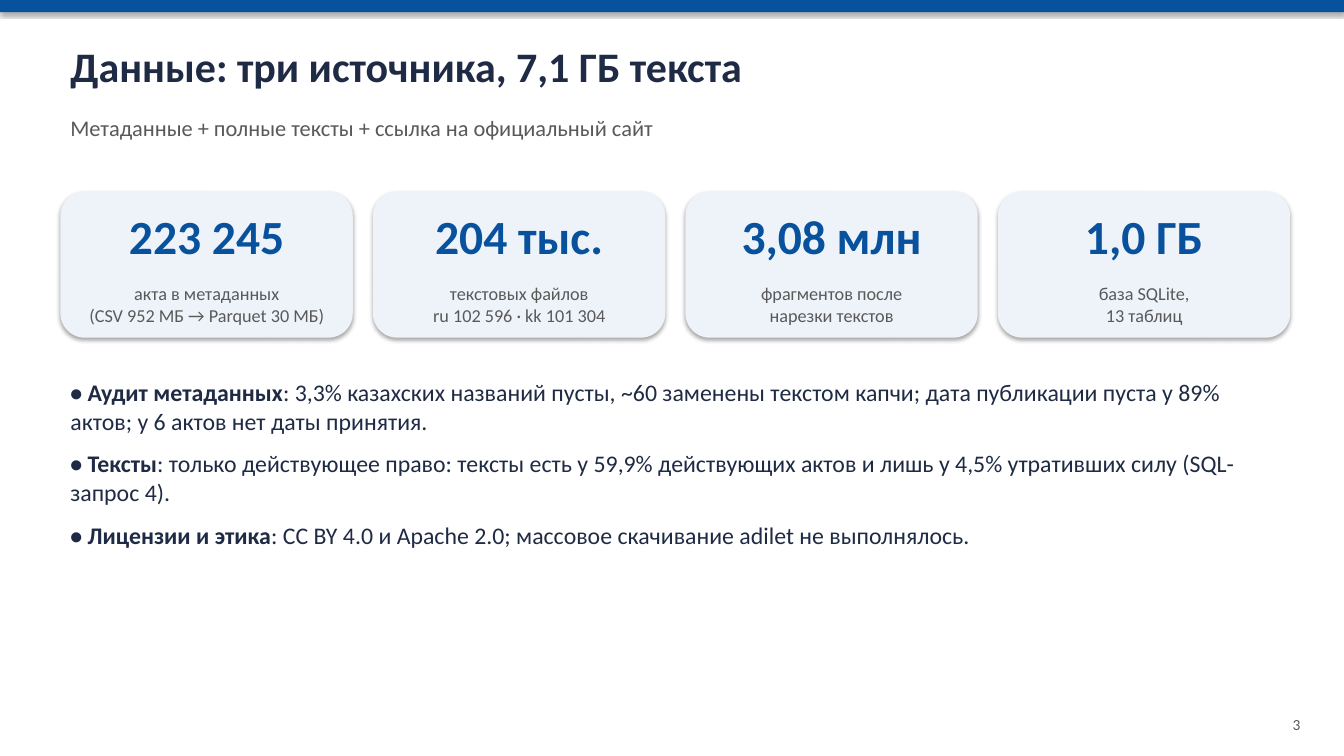
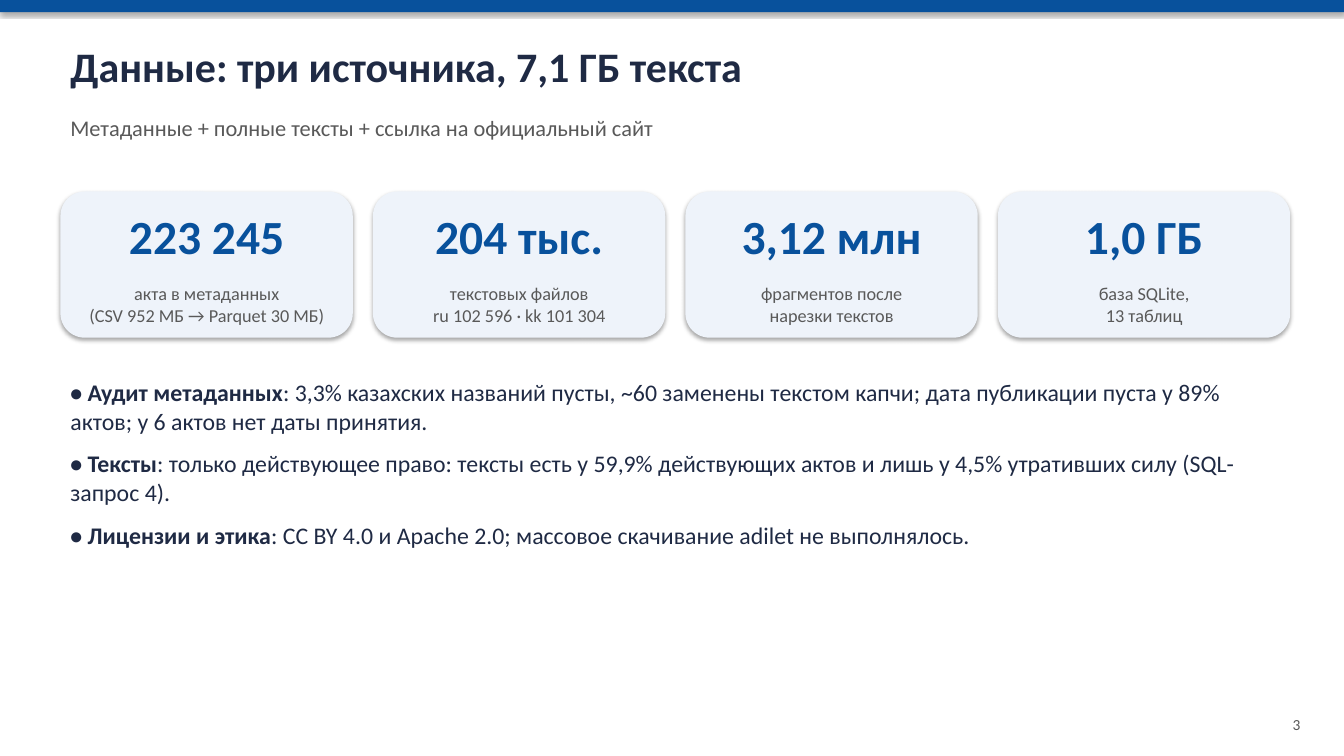
Before and after one commit to Alishershayakhmetov/legal_search, a slide deck: slide 3 of report/Презентация_Поиск_по_законодательству_РК.pptx. Drawn at 1344x756 pixels with LibreOffice and Linux fonts; fonts in the diff are those of the drawing. Boxes give left, top, right and bottom in pixels: in the first picture for what was removed or moved away, otherwise in the second. Text is boxed around its words. In the diff, an @@ line names an element or a change of style, - is before the commit and + after.

```diff
--- a/report/Презентация_Поиск_по_законодательству_РК.pptx
+++ b/report/Презентация_Поиск_по_законодательству_РК.pptx
@@ text at bbox=[742, 222, 922, 260]: text changed @@
-3,08 млн
+3,12 млн
```
Also in this commit, not shown: 3 other slides changed, 25 other files.
